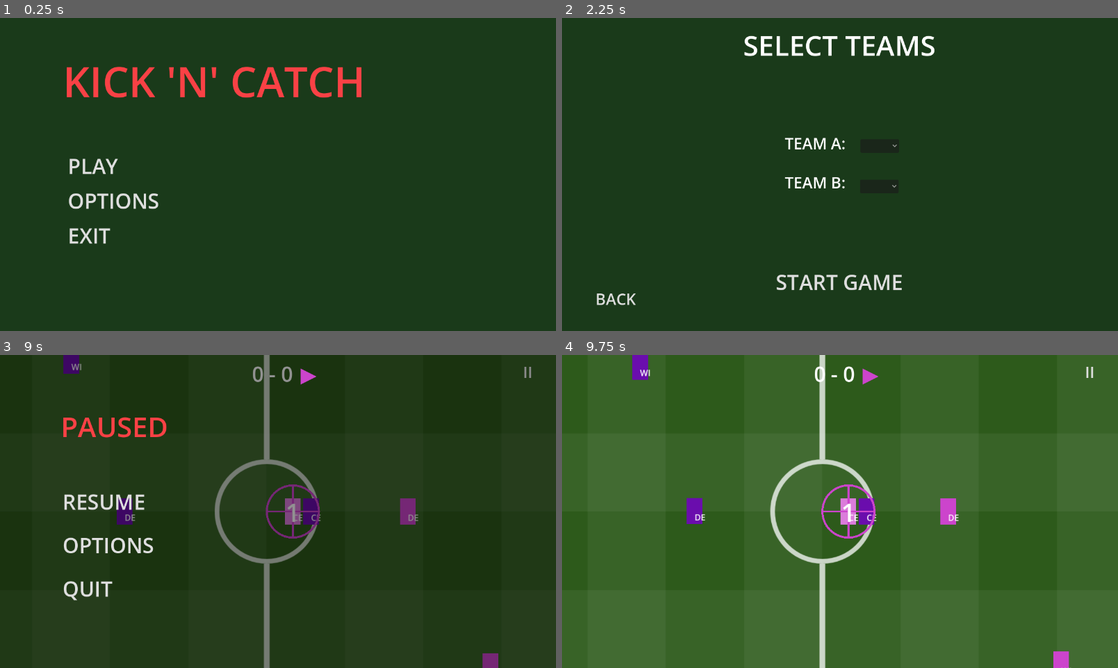
Above: before the commit, frames 1-4 (two rows, left to right).
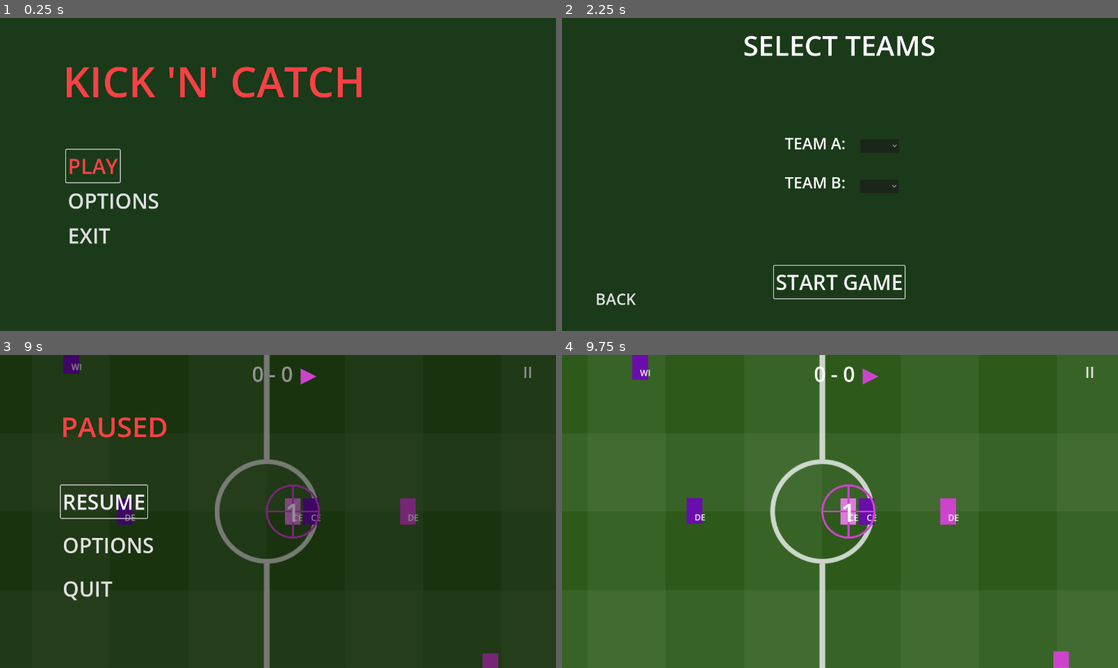
Above: after the commit, the same moments.

Repository: DockerSox/kick-n-catchv3
Game: Godot game, scene res://Scenes/title.tscn
Two runs of this game, one before a commit and one after it. Both use one fixed random seed, a clock stepped at 60 frames per second and the inputs below.
Inputs:
- Up to frame 1 (0.25 s): no input
- Up to frame 2 (2.25 s): click "PLAY" at 0.5 s; click "BACK" at 1.25 s; click "PLAY" at 2 s
- Up to frame 3 (9 s): click "START GAME" at 2.75 s; tap Enter at 3.5, 8 s; tap Space (p1_kick) at 3.6, 5.1, 6.6, 7.25, 8.1 s; hold A (p1_left) 4.28-5.03 s; tap Keypad Enter (p2_kick) at 4.35, 5.85, 7.35 s; hold A (p1_left) 6.53-8.75 s; click "II" at 8.75 s
- Up to frame 4 (9.75 s): click "RESUME" at 9.5 s

The runs differ from the first frame. In frame 1, 0.3% of the frame differs, in the area x 11-22%, y 41-53%; in frame 2, 0.2%; in frame 3, 0.2%; in frame 4, nothing differs.

Commit message:
controller support

Diff:
--- a/Scripts/pitch.gd
+++ b/Scripts/pitch.gd
@@ -489,6 +489,7 @@
 func _on_pause() -> void:
 	get_tree().paused = true
 	pause_menu.visible = true
+	$UI/PauseMenu/ResumeButton.grab_focus()
 
 func _on_resume() -> void:
 	get_tree().paused = false
--- a/Scripts/team_select.gd
+++ b/Scripts/team_select.gd
@@ -3,6 +3,7 @@
 func _ready() -> void:
 	$StartButton.pressed.connect(_on_start)
 	$BackButton.pressed.connect(_on_back)
+	$StartButton.grab_focus()
 
 func _on_start() -> void:
 	GameState.team_a_player = 1 if $TeamAOption.selected == 0 else 0
--- a/Scripts/title.gd
+++ b/Scripts/title.gd
@@ -4,6 +4,7 @@
 	$PlayButton.pressed.connect(_on_play)
 	$OptionsButton.pressed.connect(_on_options)
 	$ExitButton.pressed.connect(_on_exit)
+	$PlayButton.grab_focus()
 
 func _on_play() -> void:
 	GameState.go_to_scene("res://Scenes/team_select.tscn")
--- a/project.godot
+++ b/project.godot
@@ -26,6 +26,14 @@
 
 [input]
 
+ui_accept={
+"deadzone": 0.5,
+"events": [Object(InputEventKey,"resource_local_to_scene":false,"resource_name":"","device":0,"window_id":0,"alt_pressed":false,"shift_pressed":false,"ctrl_pressed":false,"meta_pressed":false,"pressed":false,"keycode":4194309,"physical_keycode":0,"key_label":0,"unicode":0,"location":0,"echo":false,"script":null)
+, Object(InputEventKey,"resource_local_to_scene":false,"resource_name":"","device":0,"window_id":0,"alt_pressed":false,"shift_pressed":false,"ctrl_pressed":false,"meta_pressed":false,"pressed":false,"keycode":4194310,"physical_keycode":0,"key_label":0,"unicode":0,"location":0,"echo":false,"script":null)
+, Object(InputEventKey,"resource_local_to_scene":false,"resource_name":"","device":0,"window_id":0,"alt_pressed":false,"shift_pressed":false,"ctrl_pressed":false,"meta_pressed":false,"pressed":false,"keycode":32,"physical_keycode":0,"key_label":0,"unicode":32,"location":0,"echo":false,"script":null)
+, Object(InputEventJoypadButton,"resource_local_to_scene":false,"resource_name":"","device":-1,"button_index":0,"pressure":0.0,"pressed":false,"script":null)
+]
+}
 p1_left={
 "deadzone": 0.2,
 "events": [Object(InputEventKey,"resource_local_to_scene":false,"resource_name":"","device":-1,"window_id":0,"alt_press …(191 unchanged characters)…
